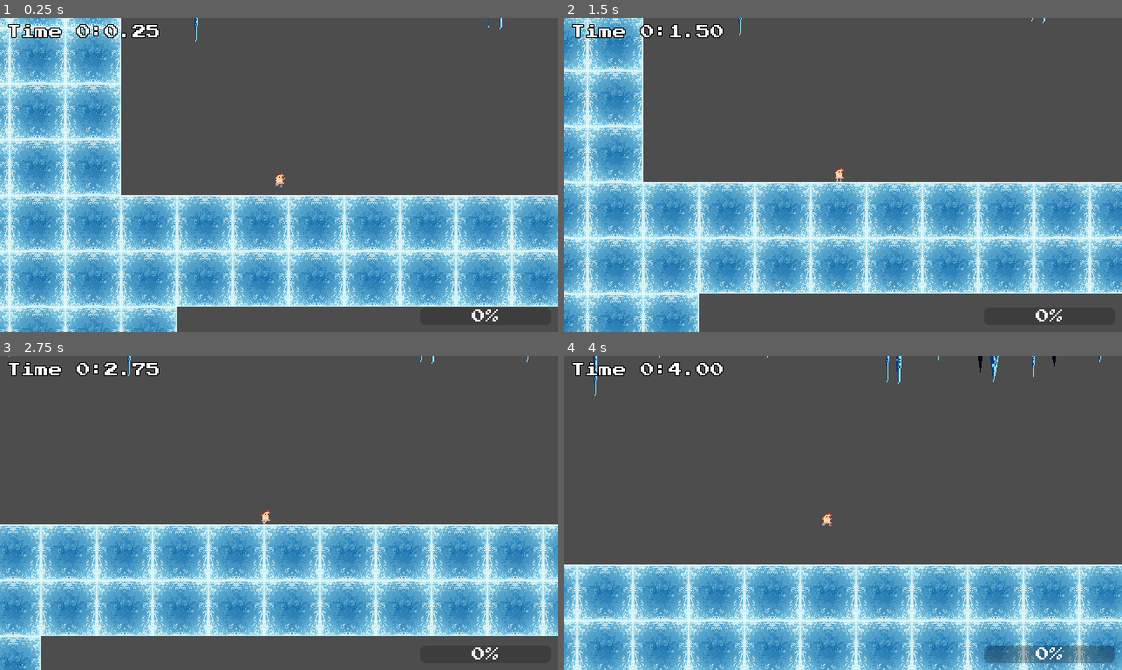
Above: before the commit, frames 1-4 (two rows, left to right).
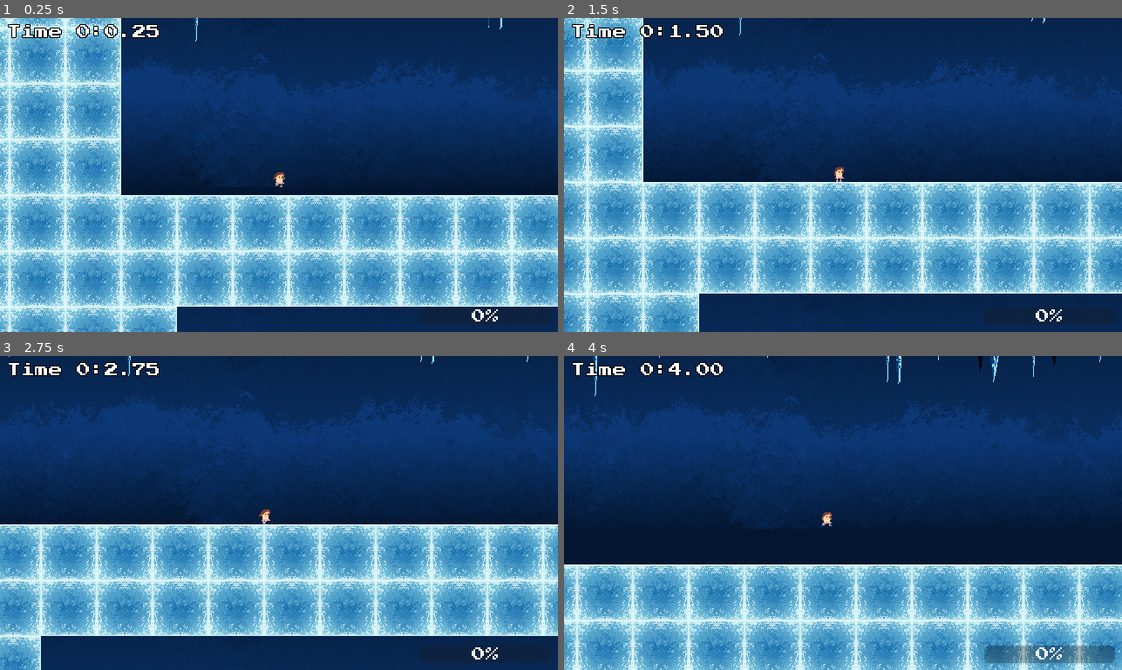
Above: after the commit, the same moments.

Repository: Bitsilisk/speedjam-8
Game: Godot game, scene res://scenes/levels/level_5.tscn
The game is run twice, just before and just after one commit, with the same random seed, the same clock (stepped at 60 frames per second) and the same inputs. This scene is started directly instead of the project's main scene.
Inputs (mouse positions are in pixels of both pictures, inside the frame that each line leads up to):
- Up to frame 1 (0.25 s): no input
- Up to frame 2 (1.5 s): tap Enter (enter) at 0.5, 0.6 s; move the mouse to (965, 159) at 0.52 s; hold D (move_right) 0.53-1.28 s; click (965, 159) at 0.67 s; tap Space (jump) at 0.77 s; move the mouse to (731, 190) at 1.27 s; hold Left (left) from 1.28 s (still down); tap Shift (dash) at 1.35 s
- Up to frame 3 (2.75 s): tap Space (jump) at 1.52 s; tap Enter (enter) at 1.55, 2.1 s; move the mouse to (334, 443) at 2.02 s; release Left (left) at 2.03 s; hold D (move_right) from 2.03 s (still down)
- Up to frame 4 (4 s): move the mouse to (815, 575) at 2.77 s; release D (move_right) at 2.78 s; hold W 2.78-3.53 s; tap S (fast_fall) at 2.85 s; click (815, 575) at 2.92 s; tap Space (jump) at 3.02, 3.77 s; tap Enter (enter) at 3.05, 3.8 s; move the mouse to (1010, 560) at 3.52 s; hold Left (left) from 3.53 s (still down); hold F from 3.53 s (still down)

The runs differ from the first frame. In frame 1, 49% of the frame differs, in the area x 21-100%, y 0-100%; in frame 2, 54%; in frame 3, 63%; in frame 4, 65%, in the area x 0-100%, y 0-67%.

Commit message:
make parallax scene and add it to 5th level

Diff:
--- a/scenes/levels/level_1_tutorial.tscn
+++ b/scenes/levels/level_1_tutorial.tscn
@@ -1,9 +1,7 @@
-[gd_scene load_steps=22 format=4 uid="uid://c35p46nb6m26w"]
-
-[ext_resource type="Texture2D" uid="uid://4eg1b615lbki" path="res://assets/art/Tilemap/Parallax/1st_layer.png" id="1_vg12b"]
+[gd_scene load_steps=20 format=4 uid="uid://c35p46nb6m26w"]
+
 [ext_resource type="Script" path="res://scripts/level.gd" id="1_xolsa"]
-[ext_resource type="Texture2D" uid="uid://gpvibk1sokii" path="res://assets/art/Tilemap/Parallax/2nd_layer.png" id="2_mfs7f"]
-[ext_resource type="Texture2D" uid="uid://cqt5hekt5ga51" path="res://assets/art/Tilemap/Parallax/3rd_layer.png" id="3_4b4l2"]
+[ext_resource type="PackedScene" uid="uid://dysr5qa740tcq" path="res://scenes/parallax.tscn" id="2_pj8ny"]
 [ext_resource type="Texture2D" uid="uid://bpsg5t6kxamyr" path="res://assets/art/Tilemap/tilemap_levels2.png" id="4_3ipo4"]
 [ext_resource type="Texture2D" uid="uid://dcwyewygmjxn4" path="res://assets/art/Tilemap/tilemap_levels3.png" id="5_k0bq8"]
 [ext_resource type="PackedScene" uid="uid://coh4q5cpuht56" path="res://scenes/player_manager.tscn" id="9_jtgjq"]
@@ -585,101 +583,7 @@
 [node name="tutorial" type="Node2D"]
 script = ExtResource("1_xolsa")
 
-[node name="parallax" type="Node2D" parent="."]
-position = Vector2(1321, -115)
-
-[node name="Parallax2D" type="Parallax2D" parent="parallax"]
-scroll_scale = Vector2(0.1, 0.1)
-repeat_size = Vector2(640, 320)
-repeat_times = 3
-
-[node name="Sprite2D" type="Sprite2D" parent="parallax/Parallax2D"]
-texture_filter = 1
-texture_repeat = 2
-position = Vector2(-1126, -12)
-texture = ExtResource("1_vg12b")
-centered = false
-region_enabled = true
-region_rect = Rect2(0, 0, 640, 360)
-metadata/_aseprite_wizard_interface_config_ = {
-"pending_changes": {}
-}
-metadata/_aseprite_wizard_config_ = {
-"i_mode": 1,
-"keep_anim_length": false,
-"layers": [],
-"o_ex_p": "",
-"o_folder": "",
-"o_name": "",
-"only_visible": false,
-"player": "",
-"slice": "",
-"source": "C:/Asesprite/Projects/speedjam/background/1st_layer.aseprite"
-}
-metadata/_aseprite_wizard_source_file_hash_ = "7ffc822baa1cff03d52843b437d7c286"
-
-[node name="blue_ice" type="Parallax2D" parent="parallax"]
-scroll_scale = Vector2(0.5, 0.5)
-scroll_offset = Vector2(5, 10)
-repeat_size = Vector2(640, 0)
-repeat_times = 3
-limit_begin = Vector2(-1e+07, -200)
-
-[node name="Sprite2D2" type="Sprite2D" parent="parallax/blue_ice"]
-texture_filter = 1
-texture_repeat = 2
-position = Vector2(-1130, -13)
-texture = ExtResource("2_mfs7f")
-centered = false
-region_enabled = true
-region_rect = Rect2(0, 0, 640, 320)
-metadata/_aseprite_wizard_interface_config_ = {
-"pending_changes": {}
-}
-metadata/_aseprite_wizard_config_ = {
-"i_mode": 1,
-"keep_anim_length": false,
-"layers": [],
-"o_ex_p": "",
-"o_folder": "",
-"o_name": "",
-"only_visible": false,
-"player": "",
-"slice": "",
-"source": "C:/Asesprite/Projects/speedjam/background/2nd_layer.aseprite"
-}
-metadata/_aseprite_wizard_source_file_hash_ = "10df2ee0d4e97cb06eb35d76fa6045cd"
-
-[node name="black_ice" type="Parallax2D" parent="parallax"]
-scroll_scale = Vector2(0.5, 0.5)
-repeat_size = Vector2(640, 0)
-repeat_times = 3
-limit_begin = Vector2(-1e+07, -200)
-
-[node name="Sprite2D" type="Sprite2D" parent="parallax/black_ice"]
-texture_filter = 1
-texture_repeat = 2
-position = Vector2(-1126, -13)
-texture = ExtResource("3_4b4l2")
-centered = false
-region_enabled = true
-region_rect = Rect2(0, 0, 640, 320)
-metadata/_aseprite_wizard_interface_config_ = {
-"pending_changes": {}
-}
-metadata/_aseprite_wizard_config_ = {
-"i_mode": 1,
-"keep_anim_length": false,
-"layers": [],
-"o_ex_p": "",
-"o_folder": "",
-"o_name": "",
-"only_visible": false,
-"player": "",
-"slice": "",
-"source": "C:/Asesprite/Projects/speedjam/background/3rd_layer.aseprite"
-}
-metadata/_aseprite_wizard_source_file_hash_ = "3685732c42826442be4d9c017d818e2b"
+[node name="parallax" parent="." instance=ExtResource("2_pj8ny")]
 
 [node name="main Tile" type="TileMapLayer" parent="."]
 tile_map_data = PackedByteArray("AADt/wEAAQADABAAAADu/wEAAQACABAAAADv/wEAAQADABAAAADw/wEAAQACABAAAADx/wEAAQADABAAAADy/w …(47840 unchanged characters)…
--- a/scenes/levels/level_5.tscn
+++ b/scenes/levels/level_5.tscn
@@ -1,14 +1,11 @@
-[gd_scene load_steps=21 format=4 uid="uid://btub3thp8g6v6"]
+[gd_scene load_steps=19 format=4 uid="uid://btub3thp8g6v6"]
 
 [ext_resource type="Script" path="res://scripts/level.gd" id="1_q8or0"]
-[ext_resource type="Texture2D" uid="uid://gpvibk1sokii" path="res://assets/art/Tilemap/Parallax/2nd_layer.png" id="2_o50ju"]
-[ext_resource type="Texture2D" uid="uid://cqt5hekt5ga51" path="res://assets/art/Tilemap/Parallax/3rd_layer.png" id="3_oe4cb"]
+[ext_resource type="PackedScene" uid="uid://dysr5qa740tcq" path="res://scenes/parallax.tscn" id="2_myivg"]
 [ext_resource type="Texture2D" uid="uid://bpsg5t6kxamyr" path="res://assets/art/Tilemap/tilemap_levels2.png" id="4_yfv47"]
 [ext_resource type="Texture2D" uid="uid://dcwyewygmjxn4" path="res://assets/art/Tilemap/tilemap_levels3.png" id="5_5n5tw"]
 [ext_resource type="PackedScene" uid="uid://coh4q5cpuht56" path="res://scenes/player_manager.tscn" id="5_ca625"]
 [ext_resource type="PackedScene" uid="uid://wdepwbmrptfl" path="res://scenes/end_flag.tscn" id="6_63fy7"]
-
-[sub_resource type="CompressedTexture2D" id="CompressedTexture2D_xcf0k"]
 
 [sub_resource type="TileMapPattern" id="TileMapPattern_n04ni"]
 tile_data = PackedInt32Array(65536, 196609, 17, 131072, 589825, 7)
@@ -643,101 +640,7 @@
 [node name="level_5" type="Node2D"]
 script = ExtResource("1_q8or0")
 
-[node name="parallax" type="Node2D" parent="."]
-position = Vector2(1321, -115)
-
-[node name="Parallax2D" type="Parallax2D" parent="parallax"]
-scroll_scale = Vector2(0.1, 0.1)
-repeat_size = Vector2(640, 320)
-repeat_times = 3
-
-[node name="Sprite2D" type="Sprite2D" parent="parallax/Parallax2D"]
-texture_filter = 1
-texture_repeat = 2
-position = Vector2(-1126, -12)
-texture = SubResource("CompressedTexture2D_xcf0k")
-centered = false
-region_enabled = true
-region_rect = Rect2(0, 0, 640, 360)
-metadata/_aseprite_wizard_interface_config_ = {
-"pending_changes": {}
-}
-metadata/_aseprite_wizard_config_ = {
-"i_mode": 1,
-"keep_anim_length": false,
-"layers": [],
-"o_ex_p": "",
-"o_folder": "",
-"o_name": "",
-"only_visible": false,
-"player": "",
-"slice": "",
-"source": "C:/Asesprite/Projects/speedjam/background/1st_layer.aseprite"
-}
-metadata/_aseprite_wizard_source_file_hash_ = "d16e990ef36848978864c54900535116"
-
-[node name="blue_ice" type="Parallax2D" parent="parallax"]
-scroll_scale = Vector2(0.5, 0.5)
-scroll_offset = Vector2(5, 10)
-repeat_size = Vector2(640, 0)
-repeat_times = 3
-limit_begin = Vector2(-1e+07, -200)
-
-[node name="Sprite2D2" type="Sprite2D" parent="parallax/blue_ice"]
-texture_filter = 1
-texture_repeat = 2
-position = Vector2(-1130, -13)
-texture = ExtResource("2_o50ju")
-centered = false
-region_enabled = true
-region_rect = Rect2(0, 0, 640, 320)
-metadata/_aseprite_wizard_interface_config_ = {
-"pending_changes": {}
-}
-metadata/_aseprite_wizard_config_ = {
-"i_mode": 1,
-"keep_anim_length": false,
-"layers": [],
-"o_ex_p": "",
-"o_folder": "",
-"o_name": "",
-"only_visible": false,
-"player": "",
-"slice": "",
-"source": "C:/Asesprite/Projects/speedjam/background/2nd_layer.aseprite"
-}
-metadata/_aseprite_wizard_source_file_hash_ = "10df2ee0d4e97cb06eb35d76fa6045cd"
-
-[node name="black_ice" type="Parallax2D" parent="parallax"]
-scroll_scale = Vector2(0.5, 0.5)
-repeat_size = Vector2(640, 0)
-repeat_times = 3
-limit_begin = Vector2(-1e+07, -200)
-
-[node name="Sprite2D" type="Sprite2D" parent="parallax/black_ice"]
-texture_filter = 1
-texture_repeat = 2
-position = Vector2(-1126, -13)
-texture = ExtResource("3_oe4cb")
-centered = false
-region_enabled = true
-region_rect = Rect2(0, 0, 640, 320)
-metadata/_aseprite_wizard_interface_config_ = {
-"pending_changes": {}
-}
-metadata/_aseprite_wizard_config_ = {
-"i_mode": 1,
-"keep_anim_length": false,
-"layers": [],
-"o_ex_p": "",
-"o_folder": "",
-"o_name": "",
-"only_visible": false,
-"player": "",
-"slice": "",
-"source": "C:/Asesprite/Projects/speedjam/background/3rd_layer.aseprite"
-}
-metadata/_aseprite_wizard_source_file_hash_ = "3685732c42826442be4d9c017d818e2b"
+[node name="parallax" parent="." instance=ExtResource("2_myivg")]
 
 [node name="main Tile" type="TileMapLayer" parent="."]
 tile_map_data = PackedByteArray("AADf/wYAAQAIABAAAADf/wcAAQAIABEAAADf/wgAAQAIABAAAADf/wkAAQAIABEAAADg/wYAAQAHABAAAADg/w …(127152 unchanged characters)…
--- /dev/null
+++ b/scenes/parallax.tscn
@@ -0,0 +1,101 @@
+[gd_scene load_steps=4 format=3 uid="uid://dysr5qa740tcq"]
+
+[ext_resource type="Texture2D" uid="uid://4eg1b615lbki" path="res://assets/art/Tilemap/Parallax/1st_layer.png" id="1_roc41"]
+[ext_resource type="Texture2D" uid="uid://gpvibk1sokii" path="res://assets/art/Tilemap/Parallax/2nd_layer.png" id="2_pinkd"]
+[ext_resource type="Texture2D" uid="uid://cqt5hekt5ga51" path="res://assets/art/Tilemap/Parallax/3rd_layer.png" id="3_emto3"]
+
+[node name="parallax" type="Node2D"]
+position = Vector2(1321, -115)
+
+[node name="Parallax2D" type="Parallax2D" parent="."]
+scroll_scale = Vector2(0.1, 0.1)
+repeat_size = Vector2(640, 320)
+repeat_times = 3
+
+[node name="Sprite2D" type="Sprite2D" parent="Parallax2D"]
+texture_filter = 1
+texture_repeat = 2
+position = Vector2(-1126, -12)
+texture = ExtResource("1_roc41")
+centered = false
+region_enabled = true
+region_rect = Rect2(0, 0, 640, 360)
+metadata/_aseprite_wizard_interface_config_ = {
+"pending_changes": {}
+}
+metadata/_aseprite_wizard_config_ = {
+"i_mode": 1,
+"keep_anim_length": false,
+"layers": [],
+"o_ex_p": "",
+"o_folder": "",
+"o_name": "",
+"only_visible": false,
+"player": "",
+"slice": "",
+"source": "C:/Asesprite/Projects/speedjam/background/1st_layer.aseprite"
+}
+metadata/_aseprite_wizard_source_file_hash_ = "7ffc822baa1cff03d52843b437d7c286"
+
+[node name="blue_ice" type="Parallax2D" parent="."]
+scroll_scale = Vector2(0.5, 0.5)
+scroll_offset = Vector2(5, 10)
+repeat_size = Vector2(640, 0)
+repeat_times = 3
+limit_begin = Vector2(-1e+07, -200)
+
+[node name="Sprite2D2" type="Sprite2D" parent="blue_ice"]
+texture_filter = 1
+texture_repeat = 2
+position = Vector2(-1130, -13)
+texture = ExtResource("2_pinkd")
+centered = false
+region_enabled = true
+region_rect = Rect2(0, 0, 640, 320)
+metadata/_aseprite_wizard_interface_config_ = {
+"pending_changes": {}
+}
+metadata/_aseprite_wizard_config_ = {
+"i_mode": 1,
+"keep_anim_length": false,
+"layers": [],
+"o_ex_p": "",
+"o_folder": "",
+"o_name": "",
+"only_visible": false,
+"player": "",
+"slice": "",
+"source": "C:/Asesprite/Projects/speedjam/background/2nd_layer.aseprite"
+}
+metadata/_aseprite_wizard_source_file_hash_ = "10df2ee0d4e97cb06eb35d76fa6045cd"
+
+[node name="black_ice" type="Parallax2D" parent="."]
+scroll_scale = Vector2(0.5, 0.5)
+repeat_size = Vector2(640, 0)
+repeat_times = 3
+limit_begin = Vector2(-1e+07, -200)
+
+[node name="Sprite2D" type="Sprite2D" parent="black_ice"]
+texture_filter = 1
+texture_repeat = 2
+position = Vector2(-1126, -13)
+texture = ExtResource("3_emto3")
+centered = false
+region_enabled = true
+region_rect = Rect2(0, 0, 640, 320)
+metadata/_aseprite_wizard_interface_config_ = {
+"pending_changes": {}
+}
+metadata/_aseprite_wizard_config_ = {
+"i_mode": 1,
+"keep_anim_length": false,
+"layers": [],
+"o_ex_p": "",
+"o_folder": "",
+"o_name": "",
+"only_visible": false,
+"player": "",
+"slice": "",
+"source": "C:/Asesprite/Projects/speedjam/background/3rd_layer.aseprite"
+}
+metadata/_aseprite_wizard_source_file_hash_ = "3685732c42826442be4d9c017d818e2b"
Not shown, changed: export_presets.cfg
